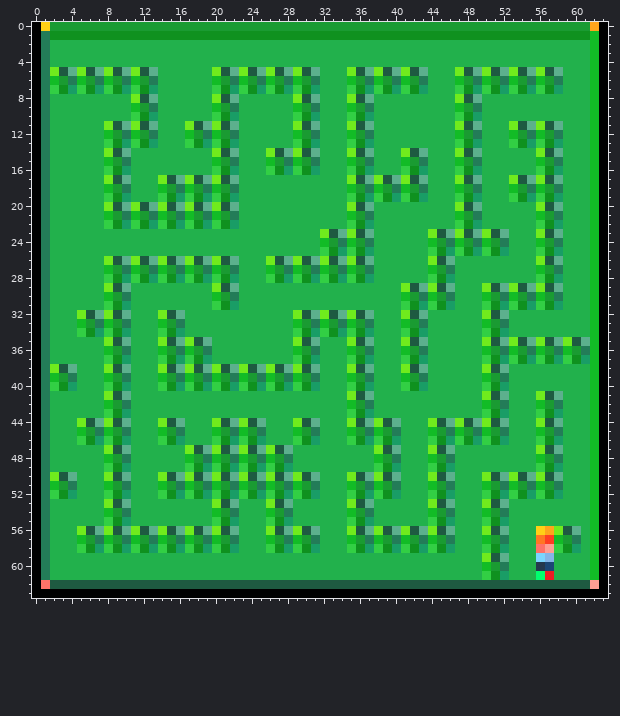
Edited in one commit: pixel-art sprite (res/textures/LevelOne.png). Above, as it was before the edit.
The file is 64x64 pixels.
New version:
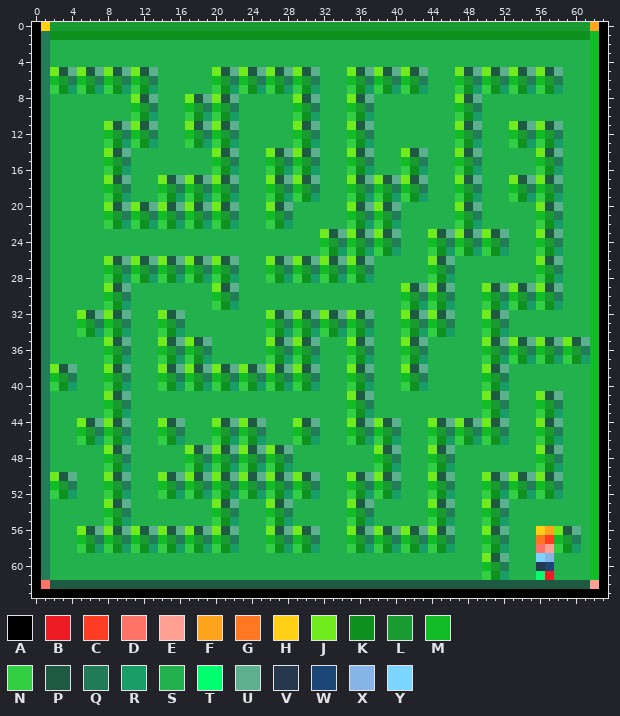
Palette (. is transparent): A #000000  B #ed1c24  C #ff3d23  D #ff7268  E #ff9e93  F #ffa41c  G #ff7723  H #ffd016  J #70eb1d  K #0f911f  L #1a9b32  M #12bc26  N #32cf44  P #1e5a41  Q #237c58  R #199d66  S #22b14c  T #00ff6e  U #5cb08d  V #25384e  W #1c4676  X #86b4e7  Y #7bd5fe
The author wrote: Map Change pt. 2 added more trees. Just need to use mesh 1-6 to make them look better I will try to do it tomorrow when I have time.
Diff:
@@ x 15..21 @@
  7 SSSSSNK
- 8 SSSSSJP
- 9 SSSSSML
-10 SSSSSNK
+ 8 SSJPUJP
+ 9 SSMLQML
+10 SSNKRNK
 11 SSJPUJP
@@ x 24..42 @@
 16 SSNKRNKRSSSNKRSSSNK
-17 SSSSSSSSSSSJPUJPUJP
-18 SSSSSSSSSSSMLQMLQML
-19 SSSSSSSSSSSNKRNKRNK
-20 SSSSSSSSSSSJPUSSSSS
-21 SSSSSSSSSSSMLQSSSSS
-22 SSSSSSSSSSSNKRSSSSS
-23 SSSSSSSSJPUJPUSSSSS
-24 SSSSSSSSMLQMLQSSSSS
-25 SSSSSSSSNKRNKRSSSSS
+17 SSJPUJPUSSSJPUJPUJP
+18 SSMLQMLQSSSMLQMLQML
+19 SSNKRNKRSSSNKRNKRNK
+20 SSJPUSSSSSSJPUJPUSS
+21 SSMLQSSSSSSMLQMLQSS
+22 SSNKRSSSSSSNKRNKRSS
+23 SSSSSSSSJPUJPUJPUSS
+24 SSSSSSSSMLQMLQMLQSS
+25 SSSSSSSSNKRNKRNKRSS
 26 SSJPUJPUJPUJPUSSSSS
@@ x 24..48 @@
 31 SSSSSSSSSSSSSSSSSNKRNKRSS
-32 SSSSSJPUJPUJPUSSSJPUSSSSS
-33 SSSSSMLQMLQMLQSSSMLQSSSSS
-34 SSSSSNKRNKRNKRSSSNKRSSSSS
-35 SSSSSJPUSSSJPUSSSJPUSSSSS
-36 SSSSSMLQSSSMLQSSSMLQSSSSS
-37 SSSSSNKRSSSNKRSSSNKRSSSSS
+32 SSJPUJPUJPUJPUSSSJPUJPUSS
+33 SSMLQMLQMLQMLQSSSMLQMLQSS
+34 SSNKRNKRNKRNKRSSSNKRNKRSS
+35 SSJPUJPUSSSJPUSSSJPUSSSSS
+36 SSMLQMLQSSSMLQSSSMLQSSSSS
+37 SSNKRNKRSSSNKRSSSNKRSSSSS
 38 PUJPUJPUSSSJPUSSSJPUSSSSS
